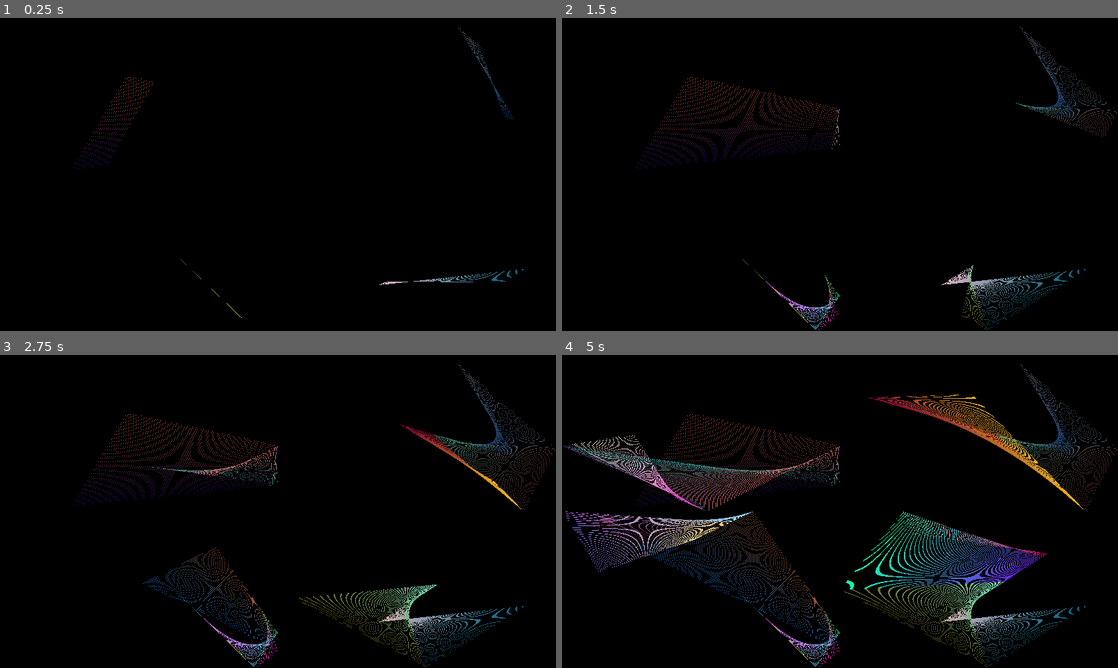
Above: before the commit, frames 1-4 (two rows, left to right).
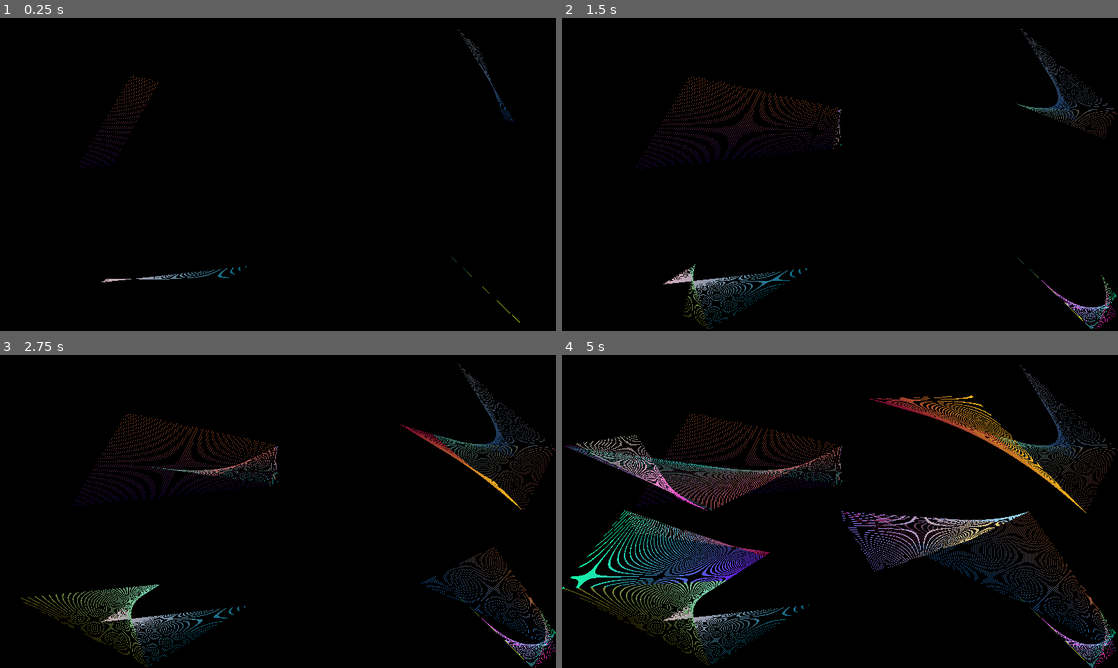
Above: after the commit, the same moments.

Repository: kasworld/gd4line2d
Game: Godot game, scene res://main.tscn
Two runs of this game, one before a commit and one after it. Both use one fixed random seed, a clock stepped at 60 frames per second and the inputs below.
Inputs:
- Up to frame 1 (0.25 s): no input
- Up to frame 2 (1.5 s): tap Enter at 0.5 s; tap Space at 0.6, 0.77, 1.07, 1.35 s
- Up to frame 3 (2.75 s): tap Space at 1.52, 1.82, 2.1 s
- Up to frame 4 (5 s): tap Space at 2.85, 3.02, 3.32, 3.6, 3.77, 4.07, 4.35, 4.52, 4.82 s

The runs differ from the first frame. In frame 1, 0.8% of the frame differs, in the area x 13-95%, y 2-98%; in frame 2, 3.3%; in frame 3, 3.3%; in frame 4, 13%, in the area x 0-100%, y 2-100%.

Commit message:
add animove

Diff:
--- /dev/null
+++ b/ani_move/ani_move.gd
@@ -0,0 +1,43 @@
+extends Node2D
+
+var enabled = false
+var state = 0
+var begin_tick = 0
+var period = 1.0
+
+func toggle()->void:
+	if enabled:
+		stop()
+	else:
+		start(period)
+
+func start(p :float = 1)->void:
+	period = p
+	enabled = true
+	state = 0
+	begin_tick = Time.get_unix_time_from_system()
+	$Timer.start(period)
+
+func stop()->void:
+	enabled = false
+	$Timer.stop()
+
+func calc_inter(v1 :float, v2 :float, t :float)->float:
+	return (cos(t *PI / period)/2 +0.5) * (v1-v2) + v2
+
+func move_x_by_ms(o :Node2D, p1 :Vector2, p2 :Vector2, ms:float)->void:
+	o.position.x = calc_inter(p1.x ,p2.x , ms)
+
+func move_y_by_ms(o :Node2D, p1 :Vector2, p2 :Vector2, ms:float)->void:
+	o.position.y = calc_inter(p1.y ,p2.y , ms)
+
+func move_by_ms(o :Node2D, p1 :Vector2, p2 :Vector2, ms:float)->void:
+	o.position.x = calc_inter(p1.x ,p2.x , ms)
+	o.position.y = calc_inter(p1.y ,p2.y , ms)
+
+func get_ms()->float:
+	return Time.get_unix_time_from_system() - begin_tick
+
+func _on_timer_timeout() -> void:
+	state += 1
+	begin_tick = Time.get_unix_time_from_system()
--- /dev/null
+++ b/ani_move/ani_move.tscn
@@ -0,0 +1,10 @@
+[gd_scene load_steps=2 format=3 uid="uid://bf1vkxi8i0lm1"]
+
+[ext_resource type="Script" path="res://ani_move/ani_move.gd" id="1_8juqw"]
+
+[node name="AniMove" type="Node2D"]
+script = ExtResource("1_8juqw")
+
+[node name="Timer" type="Timer" parent="."]
+
+[connection signal="timeout" from="Timer" to="." method="_on_timer_timeout"]
--- a/main.gd
+++ b/main.gd
@@ -4,15 +4,17 @@
 
 const mv_ln_count = 4
 var mv_ln_list :Array
+var mv_ln_pos_list :Array
 func _ready() -> void:
 	var draw_area = get_viewport_rect().size
+	mv_ln_pos_list.append(Vector2(0,0))
+	mv_ln_pos_list.append(Vector2(draw_area.x/2,0))
+	mv_ln_pos_list.append(Vector2(draw_area.x/2,draw_area.y/2))
+	mv_ln_pos_list.append(Vector2(0,draw_area.y/2))
 	for i in mv_ln_count:
 		make_mv_ln(600,2,draw_area/2)
-	mv_ln_list[1].position.x = draw_area.x/2
-	mv_ln_list[2].position.y = draw_area.y/2
-	mv_ln_list[3].position.x = draw_area.x/2
-	mv_ln_list[3].position.y = draw_area.y/2
-
+		mv_ln_list[i].position = mv_ln_pos_list[i]
+	$AniMove.start(3)
 
 func make_mv_ln(line_count :int, point_count:int, draw_area :Vector2):
 	var mvln = line_scene.instantiate()
@@ -21,6 +23,7 @@
 	mv_ln_list.append(mvln)
 
 func _process(_delta: float) -> void:
+	animove_step()
 	for o in mv_ln_list:
 		o.move(1.0/60.0)
 
@@ -29,3 +32,24 @@
 	if event is InputEventKey and event.pressed:
 		if event.keycode == KEY_ESCAPE:
 			get_tree().quit()
+		elif event.keycode == KEY_SPACE:
+			animove_toggle()
+
+func reset_pos()->void:
+	for i in mv_ln_count:
+		mv_ln_list[i].position = mv_ln_pos_list[i]
+	$AniMove.stop()
+
+func animove_toggle()->void:
+	$AniMove.toggle()
+	if not $AniMove.enabled:
+		reset_pos()
+
+func animove_step():
+	if not $AniMove.enabled:
+		return
+	var ms = $AniMove.get_ms()
+	for i in mv_ln_count:
+		var old = ($AniMove.state + i) % mv_ln_count
+		var new = ($AniMove.state + i+1) % mv_ln_count
+		$AniMove.move_by_ms(mv_ln_list[i], mv_ln_pos_list[old], mv_ln_pos_list[new], ms)
--- a/main.tscn
+++ b/main.tscn
@@ -1,6 +1,9 @@
-[gd_scene load_steps=2 format=3 uid="uid://ck82ypijo2k53"]
+[gd_scene load_steps=3 format=3 uid="uid://ck82ypijo2k53"]
 
 [ext_resource type="Script" path="res://main.gd" id="1_jg4by"]
+[ext_resource type="PackedScene" uid="uid://bf1vkxi8i0lm1" path="res://ani_move/ani_move.tscn" id="2_qmpi8"]
 
 [node name="Main" type="Node2D"]
 script = ExtResource("1_jg4by")
+
+[node name="AniMove" parent="." instance=ExtResource("2_qmpi8")]
